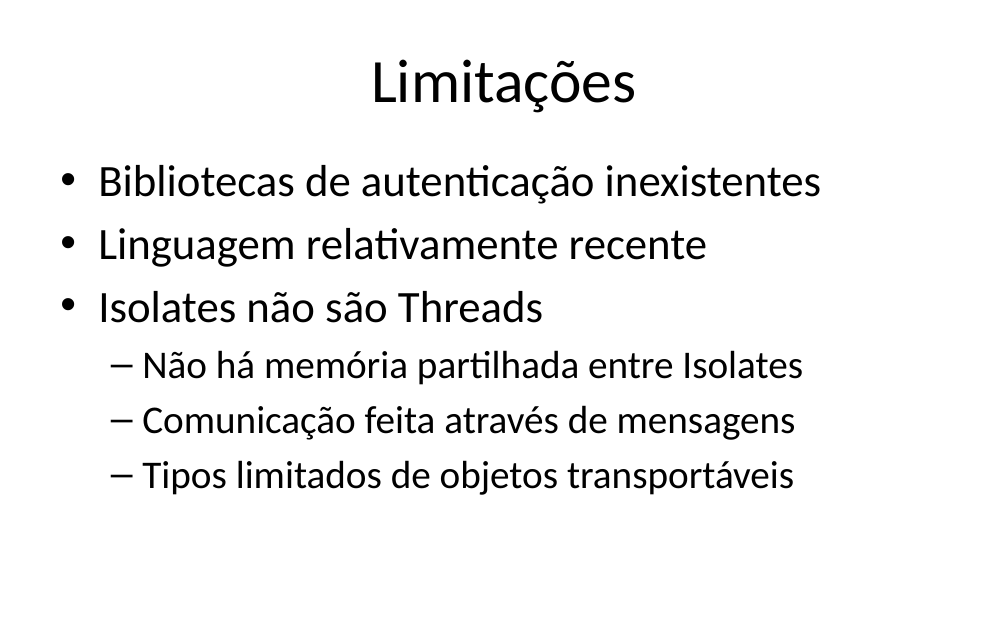
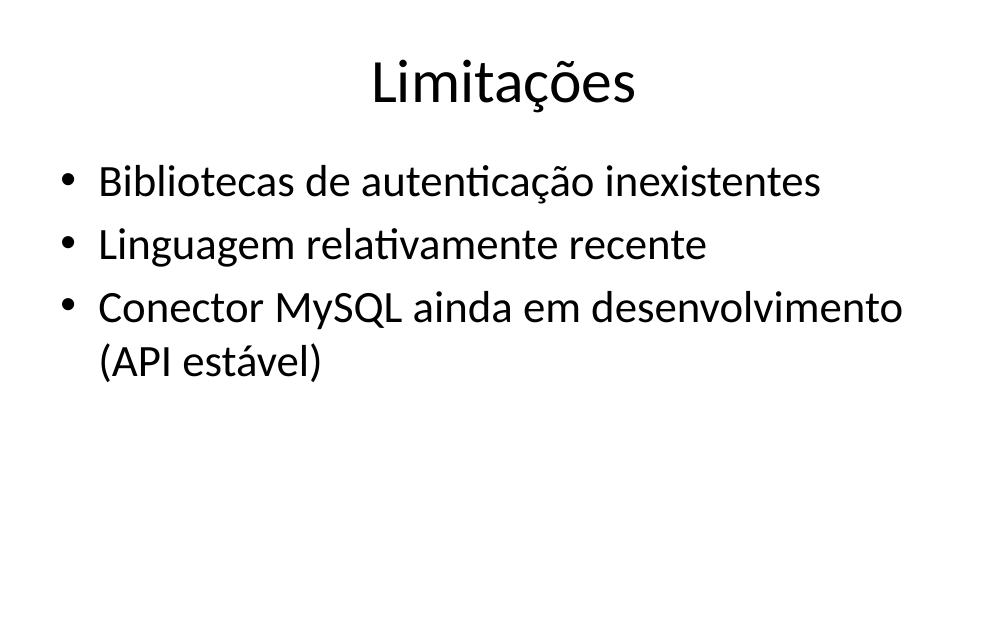
Before and after one commit to iptomar/letrinhas_si, a slide deck: slide 31 of Apresentacoes/v01.pptx (slide 19 before the commit). Drawn at 1008x630 pixels with LibreOffice and Linux fonts; fonts in the diff are those of the drawing; background and template pictures are left out. Boxes give left, top, right and bottom in pixels: in the first picture for what was removed or moved away, otherwise in the second. Text is boxed around its words. In the diff, an @@ line names an element or a change of style, - is before the commit and + after.

```diff
--- a/Apresentacoes/v01.pptx
+++ b/Apresentacoes/v01.pptx
@@ text at [98, 291, 903, 382]: text changed; size 28 to 32 pt @@
-• Isolates não são Threads
-  – Não há memória partilhada entre Isolates
-  – Comunicação feita através de mensagens
-  – Tipos limitados de objetos transportáveis
+• Conector MySQL ainda em desenvolvimento (API estável)
```
Also in this commit, not shown: 2 other slides changed, 14 slides added, 1 slide removed.
